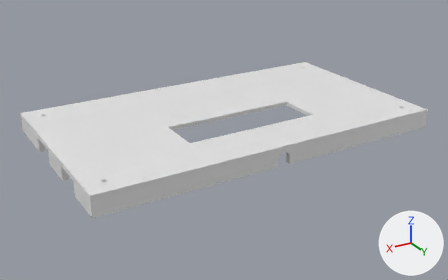
Two versions of the Blender file 3D printed parts/enclosure.blend, one commit apart.
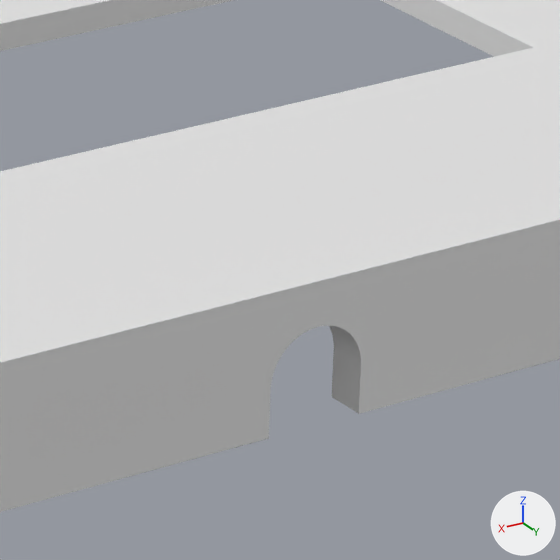
Each version is shown whole from a 50 mm lens placed at (214.3, 269.1, 82.8), pointed at (80.0, 45.2, -29.1), then close up on the part from 54% to 71% of the width and 39% to 66% of the height. Arrows for +X, +Y and +Z are at lower right; the lights stay in place. The older version's two pictures come first. The same objects are shown in both versions, whatever each file hides.

In view in the first close-up: 'Front'.
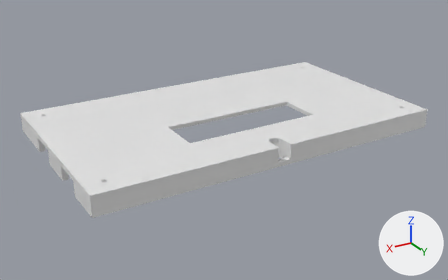
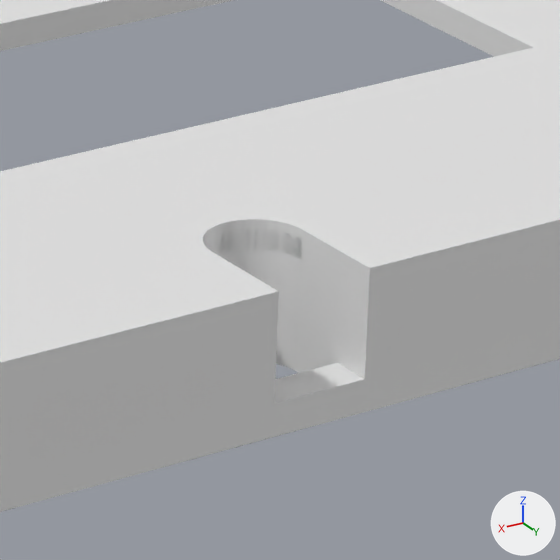
Commit message: Added front hole for LDR with open top

Not visible in the close-ups: part 2 of me_cube_001.

ob_r37__ldr__w_tol_top_hole is not drawn itself; it is used by a modifier of ob_front.

What changed in the scene script:
```text
Change me_cube_001:
    used by ob_front; location = (-3.0, 88.0, -18.51); scale = (1.0, 1.0, -1.0)
    remove me_cube_001.from_pydata(...)  # 1641 vertices, 1125 faces; spans x 0.0..161.0, y -91.0..0.0, z -2.0..7.0
    add me_cube_001.from_pydata(...)  # 2474 vertices, 1593 faces; spans x 0.0..161.0, y -91.0..0.0, z -2.0..7.0
    me_cube_001 part 1: 6 vertices moved within x 9.0, y -83.0..-8.0, z -2.0; 809 vertices added at x 0.0..111.0, y -67.0..0.0, z -2.0..7.0
    me_cube_001 part 2: 24 vertices added at x 158.0..161.0, y -64.0..-18.0, z 0.0..7.0
Change ob_front:
    remove _m = ob_front.modifiers.new('Boolean.004', 'BOOLEAN')
    remove _m.object = ob_r37__ldr__w_tol_top_hole
    remove _m.solver = 'FLOAT'
    remove _m = ob_front.modifiers.new('Boolean', 'BOOLEAN')
    remove _m.object = ob_led_volume_w_tol
    remove _m = ob_front.modifiers.new('Boolean.001', 'BOOLEAN')
    remove _m.object = ob_j1_w_tol
    remove _m.solver = 'FLOAT'
    remove _m = ob_front.modifiers.new('Boolean.002', 'BOOLEAN')
    remove _m.object = ob_j2_w_tol
    remove _m.solver = 'FLOAT'
    remove _m = ob_front.modifiers.new('Boolean.003', 'BOOLEAN')
    remove _m.object = ob_j3_w_tol
    remove _m.solver = 'FLOAT'
Remove ob_r37__ldr__w_tol_top_hole:
    ob_r37__ldr__w_tol_top_hole = bpy.data.objects.new('r37 (LDR) w tol top hole', me_cube_003)
    ob_r37__ldr__w_tol_top_hole.location = (77.72, 84.71, -22.21)
    ob_r37__ldr__w_tol_top_hole.hide_set(True)
```

Changed parts and their boxes (x1, y1, x2, y2) in the close-ups (560 x 560 px):
'Front', reshaped, modifiers changed: (0, 0, 560, 512) in both
part 1 of me_cube_001, cut back: before (0, 0, 560, 334)
